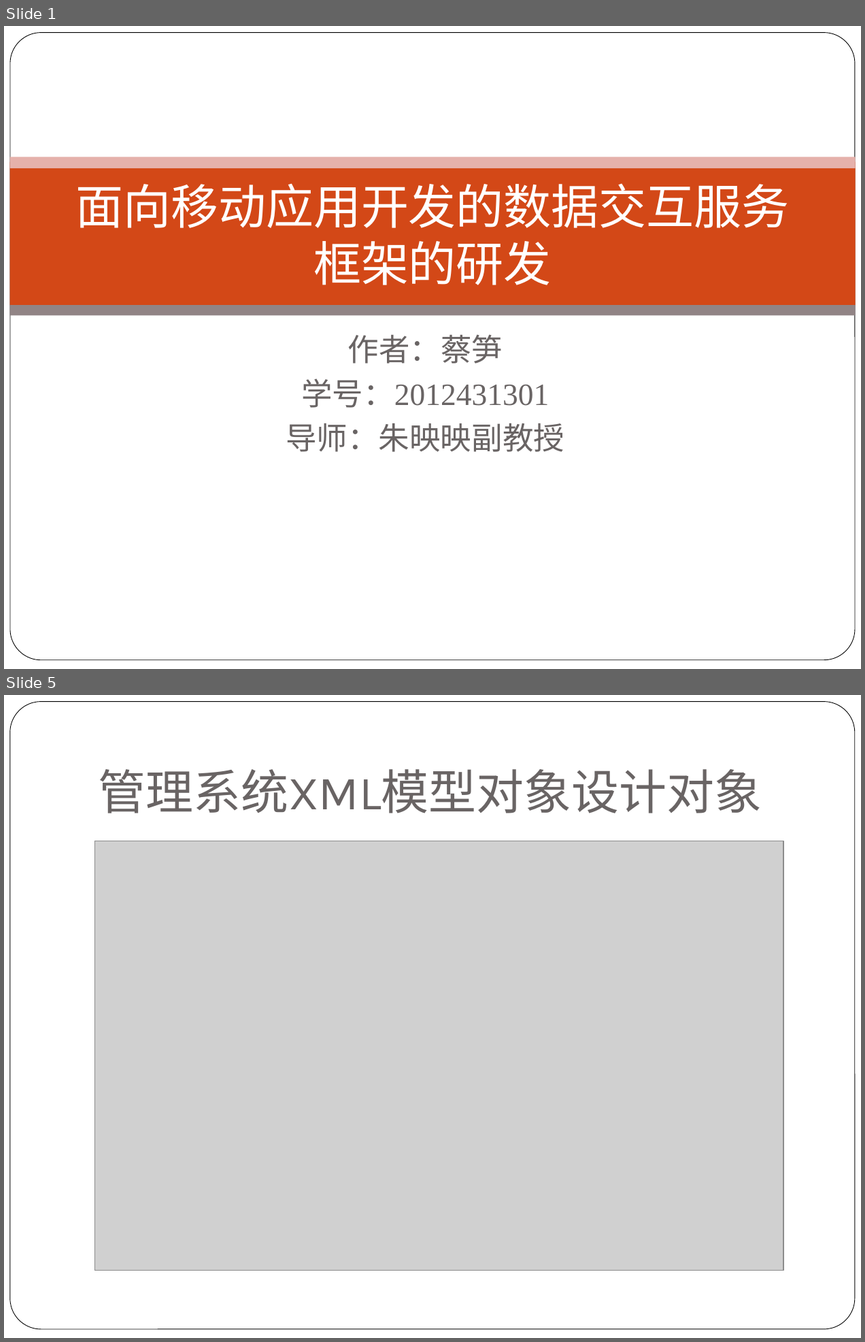
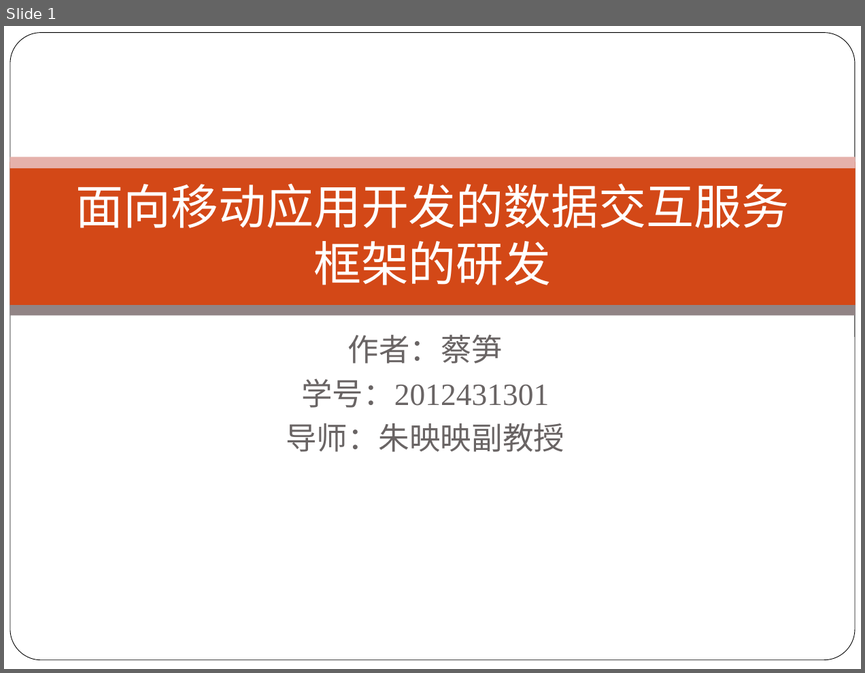
Before and after one commit to alucard263096/MyPaper, a slide deck: 论文PPT.pptx. Shown one above the other, each under a label of ours: slides 1 and 5 before the commit, slide 1 after it; the slides between them are not shown. The pictures are 865x1342 and 865x673 pixels, drawn with LibreOffice and Linux fonts; fonts in the diff are those of the drawing; grey boxes stand for pictures; background and template pictures are left out. Boxes give left, top, right and bottom in pixels: in the first picture for what was removed or moved away, otherwise in the second. Text is boxed around its words. In the diff, an @@ line names an element or a change of style, - is before the commit and + after.

```diff
--- a/论文PPT.pptx
+++ b/论文PPT.pptx
@@ slide 5 removed at <box>4,695,861,1338</box>, background #FFFFFF; not listed: 1 template element that a slide beside it also shows @@
@@ title removed at <box>98,769,762,813</box> @@
-管理系统XML模型对象设计对象
@@ picture removed at <box>95,841,783,1270</box> @@
```
Also in this commit, not shown: 9 slides changed, 2 slides added, 4 other slides removed, 1 other file.
